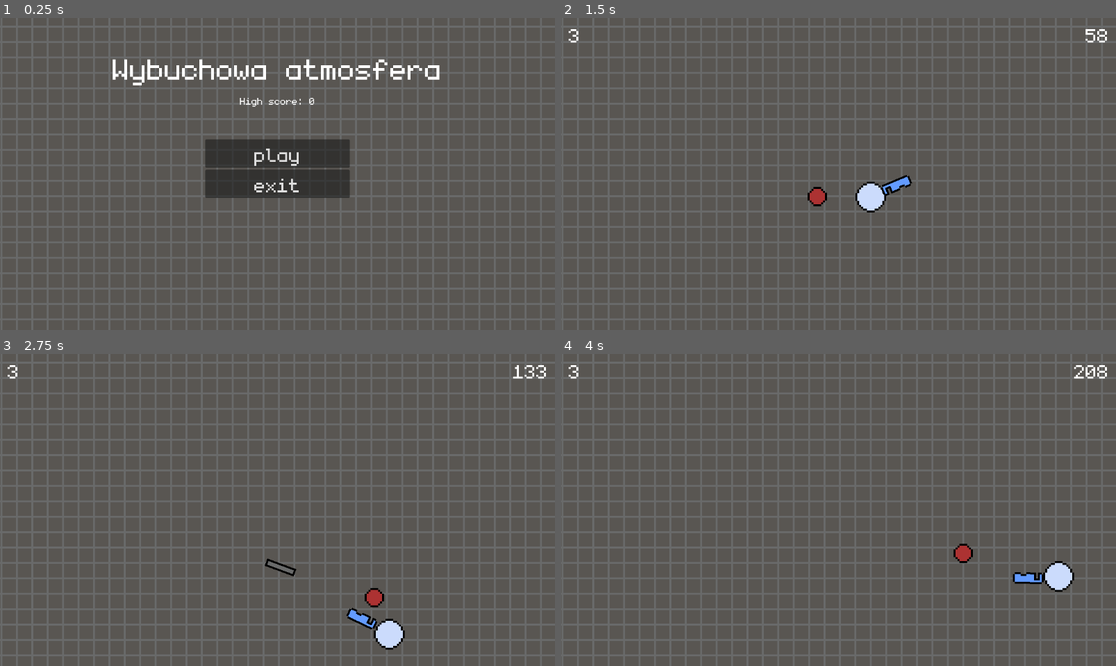
Above: before the commit, frames 1-4 (two rows, left to right).
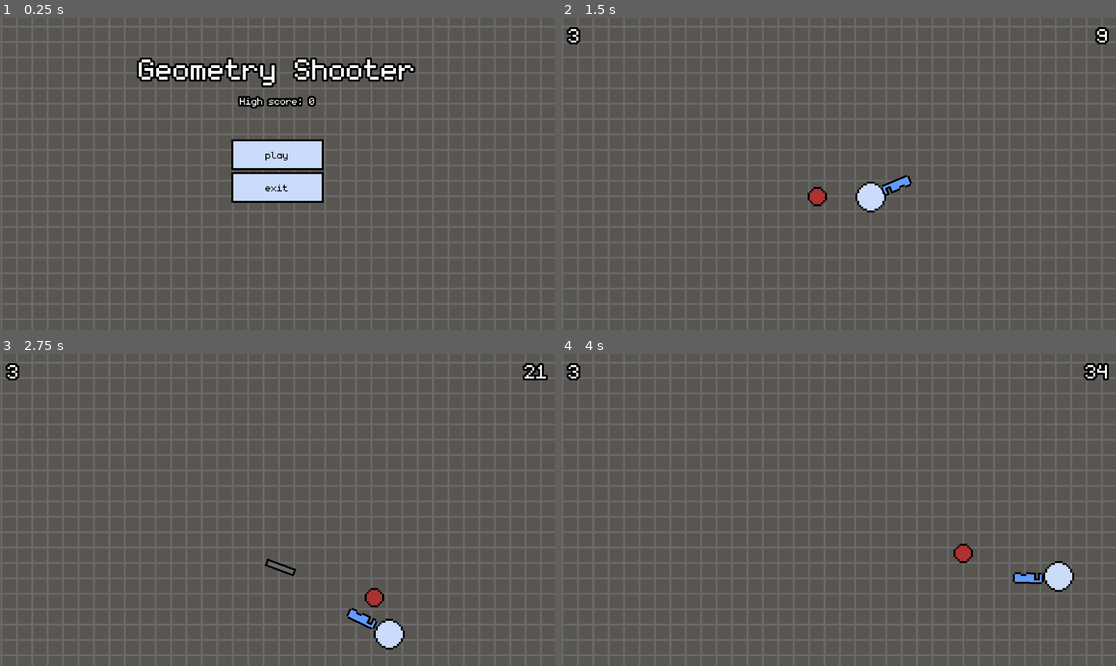
Above: after the commit, the same moments.

Repository: Nefr0l/geometry-shooter
Game: Godot game, scene res://core/main_menu.tscn
The game is run twice, just before and just after one commit, with the same random seed, the same clock (stepped at 60 frames per second) and the same inputs.
Inputs (mouse positions are in pixels of both pictures, inside the frame that each line leads up to):
- Up to frame 1 (0.25 s): no input
- Up to frame 2 (1.5 s): click "play" at 0.5 s; move the mouse to (960, 158) at 1.27 s; hold Right (ui_right) from 1.28 s (still down)
- Up to frame 3 (2.75 s): move the mouse to (166, 525) at 2.02 s; release Right (ui_right) at 2.03 s; hold Down (ui_down) from 2.03 s (still down)
- Up to frame 4 (4 s): move the mouse to (894, 441) at 2.77 s; release Down (ui_down) at 2.78 s; hold Right (ui_right) 2.78-3.53 s; move the mouse to (810, 572) at 3.52 s; hold Up (ui_up) from 3.53 s (still down)

The runs differ from the first frame. In frame 1, 8.0% of the frame differs, in the area x 20-80%, y 12-60%; in frame 2, 0.2%; in frame 3, 0.3%; in frame 4, 0.3%.

Commit message:
fix: polish ui and rework the score system

Diff:
--- a/core/game.tscn
+++ b/core/game.tscn
@@ -39,10 +39,10 @@
 
 [node name="GameOver" parent="Control" instance=ExtResource("5_cjuek")]
 layout_mode = 1
-offset_left = 486.0
-offset_top = 36.0
-offset_right = 620.0
-offset_bottom = 76.0
+offset_left = 439.0
+offset_top = 156.0
+offset_right = 699.0
+offset_bottom = 395.0
 
 [node name="EnemySpawner" type="Timer" parent="."]
 wait_time = 3.0
@@ -72,4 +72,9 @@
 autoplay = true
 parameters/looping = true
 
+[node name="ScoreTimer" type="Timer" parent="."]
+wait_time = 0.1
+autostart = true
+
 [connection signal="timeout" from="EnemySpawner" to="EnemySpawner" method="_on_timeout"]
+[connection signal="timeout" from="ScoreTimer" to="Player" method="_on_score_timer_timeout"]
--- a/core/game_manager.gd
+++ b/core/game_manager.gd
@@ -19,10 +19,6 @@
 		config.save("user://config.cfg")
 
 	highScore = config.get_value("player", "high_score")
-
-
-func _process(delta: float) -> void:
-	score += 1
 
 
 func reset_game():
--- a/core/main_menu.tscn
+++ b/core/main_menu.tscn
@@ -1,18 +1,25 @@
-[gd_scene load_steps=8 format=3 uid="uid://cva7jpd2xucx3"]
+[gd_scene load_steps=10 format=3 uid="uid://cva7jpd2xucx3"]
 
 [ext_resource type="Script" uid="uid://bnx0kxgh4b5wq" path="res://core/main_menu.gd" id="1_fqoxg"]
 [ext_resource type="FontFile" uid="uid://riqxn6jn8pr7" path="res://ui/monogram.ttf" id="2_4kqf0"]
 [ext_resource type="Texture2D" uid="uid://cvw3ld1v32e7e" path="res://art/bg.png" id="3_540h8"]
 [ext_resource type="Script" uid="uid://d3mm6b3q1tbir" path="res://ui/high_score_label.gd" id="3_sgkfw"]
+[ext_resource type="Texture2D" uid="uid://n5srehrlctw" path="res://art/button.png" id="4_i3ow4"]
 [ext_resource type="AudioStream" uid="uid://dp50s16lfaatt" path="res://audio/menu.mp3" id="5_pjus7"]
 
-[sub_resource type="LabelSettings" id="LabelSettings_gl0q7"]
+[sub_resource type="LabelSettings" id="LabelSettings_i3ow4"]
 font = ExtResource("2_4kqf0")
 font_size = 96
+outline_size = 16
+outline_color = Color(0, 0, 0, 1)
 
 [sub_resource type="LabelSettings" id="LabelSettings_540h8"]
 font = ExtResource("2_4kqf0")
 font_size = 32
+outline_size = 16
+outline_color = Color(0, 0, 0, 1)
+
+[sub_resource type="Theme" id="Theme_pjus7"]
 
 [node name="MainMenu" type="Control"]
 layout_mode = 3
@@ -40,8 +47,8 @@
 custom_minimum_size = Vector2(0, 120)
 layout_mode = 2
 size_flags_vertical = 0
-text = "Wybuchowa atmosfera"
-label_settings = SubResource("LabelSettings_gl0q7")
+text = "Geometry Shooter"
+label_settings = SubResource("LabelSettings_i3ow4")
 horizontal_alignment = 1
 
 [node name="Label2" type="Label" parent="VBoxContainer/MarginContainer"]
@@ -54,22 +61,38 @@
 vertical_alignment = 2
 script = ExtResource("3_sgkfw")
 
-[node name="Button" type="Button" parent="VBoxContainer"]
-custom_minimum_size = Vector2(300, 0)
+[node name="Button" type="TextureButton" parent="VBoxContainer"]
 layout_mode = 2
 size_flags_horizontal = 4
+texture_normal = ExtResource("4_i3ow4")
+
+[node name="Label" type="Label" parent="VBoxContainer/Button"]
+offset_right = 191.0
+offset_bottom = 63.0
+theme_override_colors/font_color = Color(0, 0, 0, 1)
 theme_override_fonts/font = ExtResource("2_4kqf0")
-theme_override_font_sizes/font_size = 64
+theme_override_font_sizes/font_size = 32
 text = "play"
+horizontal_alignment = 1
+vertical_alignment = 1
 
-[node name="Button2" type="Button" parent="VBoxContainer"]
-custom_minimum_size = Vector2(300, 0)
+[node name="Button2" type="TextureButton" parent="VBoxContainer"]
 layout_mode = 2
 size_flags_horizontal = 4
 size_flags_vertical = 0
+theme = SubResource("Theme_pjus7")
+texture_normal = ExtResource("4_i3ow4")
+
+[node name="Label" type="Label" parent="VBoxContainer/Button2"]
+layout_mode = 0
+offset_right = 191.0
+offset_bottom = 63.0
+theme_override_colors/font_color = Color(0, 0, 0, 1)
 theme_override_fonts/font = ExtResource("2_4kqf0")
-theme_override_font_sizes/font_size = 64
+theme_override_font_sizes/font_size = 32
 text = "exit"
+horizontal_alignment = 1
+vertical_alignment = 1
 
 [node name="Background" type="Sprite2D" parent="."]
 z_index = -1
--- a/enemy/enemy_spawner.gd
+++ b/enemy/enemy_spawner.gd
@@ -2,4 +2,4 @@
 
 func _on_timeout() -> void:
 	GameManager.spawn_enemy()
-	wait_time = max(wait_time / 1.05, 1.5)
+	wait_time = max(wait_time / 1.05, 1.2)
--- a/player/player_movement.gd
+++ b/player/player_movement.gd
@@ -15,3 +15,7 @@
 
 	GameManager.player_pos = position
 	move_and_slide()
+
+
+func _on_score_timer_timeout() -> void:
+	GameManager.score += 1
--- /dev/null
+++ b/ui/base_label.tres
@@ -0,0 +1,9 @@
+[gd_resource type="LabelSettings" load_steps=2 format=3 uid="uid://keq5jj4sslqk"]
+
+[ext_resource type="FontFile" uid="uid://riqxn6jn8pr7" path="res://ui/monogram.ttf" id="1_uqh10"]
+
+[resource]
+font = ExtResource("1_uqh10")
+font_size = 64
+outline_size = 16
+outline_color = Color(0, 0, 0, 1)
--- a/ui/game_over.tscn
+++ b/ui/game_over.tscn
@@ -1,11 +1,14 @@
-[gd_scene load_steps=4 format=3 uid="uid://ct5clso3tijx4"]
+[gd_scene load_steps=5 format=3 uid="uid://ct5clso3tijx4"]
 
 [ext_resource type="Script" uid="uid://dtreqajtnomap" path="res://ui/game_over.gd" id="1_oo8kp"]
 [ext_resource type="FontFile" uid="uid://riqxn6jn8pr7" path="res://ui/monogram.ttf" id="2_5eixk"]
+[ext_resource type="Texture2D" uid="uid://n5srehrlctw" path="res://art/button.png" id="3_j1fe5"]
 
 [sub_resource type="LabelSettings" id="LabelSettings_oo8kp"]
 font = ExtResource("2_5eixk")
 font_size = 64
+outline_size = 16
+outline_color = Color(0, 0, 0, 1)
 
 [node name="GameOver" type="VBoxContainer"]
 anchors_preset = 15
@@ -28,25 +31,48 @@
 horizontal_alignment = 1
 vertical_alignment = 1
 
-[node name="Button" type="Button" parent="."]
+[node name="MarginContainer2" type="VFlowContainer" parent="."]
+custom_minimum_size = Vector2(0, 150)
+layout_mode = 2
+size_flags_horizontal = 4
+theme_override_constants/h_separation = 6
+theme_override_constants/v_separation = 0
+alignment = 1
+last_wrap_alignment = 2
+
+[node name="Button" type="TextureButton" parent="MarginContainer2"]
 process_mode = 3
-custom_minimum_size = Vector2(300, 50)
 layout_mode = 2
 size_flags_horizontal = 4
 size_flags_vertical = 0
+texture_normal = ExtResource("3_j1fe5")
+
+[node name="Label" type="Label" parent="MarginContainer2/Button"]
+offset_right = 191.0
+offset_bottom = 63.0
+theme_override_colors/font_color = Color(0, 0, 0, 1)
 theme_override_fonts/font = ExtResource("2_5eixk")
 theme_override_font_sizes/font_size = 32
 text = "play again"
+horizontal_alignment = 1
+vertical_alignment = 1
 
-[node name="Button2" type="Button" parent="."]
+[node name="Button2" type="TextureButton" parent="MarginContainer2"]
 process_mode = 3
-custom_minimum_size = Vector2(300, 50)
 layout_mode = 2
 size_flags_horizontal = 4
-size_flags_vertical = 2
+size_flags_vertical = 6
+texture_normal = ExtResource("3_j1fe5")
+
+[node name="Label" type="Label" parent="MarginContainer2/Button2"]
+offset_right = 191.0
+offset_bottom = 63.0
+theme_override_colors/font_color = Color(0, 0, 0, 1)
 theme_override_fonts/font = ExtResource("2_5eixk")
 theme_override_font_sizes/font_size = 32
-text = "to menu"
+text = "exit"
+horizontal_alignment = 1
+vertical_alignment = 1
 
-[connection signal="button_down" from="Button" to="." method="_on_button_button_down"]
-[connection signal="button_down" from="Button2" to="." method="_on_exit_to_menu_button_down"]
+[connection signal="button_down" from="MarginContainer2/Button" to="." method="_on_button_button_down"]
+[connection signal="button_down" from="MarginContainer2/Button2" to="." method="_on_exit_to_menu_button_down"]
--- a/ui/game_ui.tscn
+++ /dev/null
@@ -1,9 +0,0 @@
-[gd_scene format=3 uid="uid://dx8nvp34keniw"]
-
-[node name="GameUi" type="Control"]
-layout_mode = 3
-anchors_preset = 15
-anchor_right = 1.0
-anchor_bottom = 1.0
-grow_horizontal = 2
-grow_vertical = 2
--- a/ui/hud.tscn
+++ b/ui/hud.tscn
@@ -1,16 +1,8 @@
-[gd_scene load_steps=6 format=3 uid="uid://dsw8f2cmym6u4"]
+[gd_scene load_steps=4 format=3 uid="uid://dsw8f2cmym6u4"]
 
-[ext_resource type="FontFile" uid="uid://riqxn6jn8pr7" path="res://ui/monogram.ttf" id="1_546lt"]
+[ext_resource type="LabelSettings" uid="uid://keq5jj4sslqk" path="res://ui/base_label.tres" id="1_7ihmi"]
 [ext_resource type="Script" uid="uid://dv84hfoo0xge0" path="res://ui/lives_labels.gd" id="1_rbyyf"]
 [ext_resource type="Script" uid="uid://djwg0kaui86cn" path="res://ui/score_label.gd" id="2_276te"]
-
-[sub_resource type="LabelSettings" id="LabelSettings_xf15p"]
-font = ExtResource("1_546lt")
-font_size = 64
-
-[sub_resource type="LabelSettings" id="LabelSettings_rbyyf"]
-font = ExtResource("1_546lt")
-font_size = 64
 
 [node name="GameHUD" type="MarginContainer"]
 anchors_preset = 15
@@ -31,13 +23,13 @@
 size_flags_horizontal = 0
 size_flags_vertical = 0
 text = "fdfs"
-label_settings = SubResource("LabelSettings_xf15p")
+label_settings = ExtResource("1_7ihmi")
 script = ExtResource("1_rbyyf")
 
 [node name="Score" type="Label" parent="."]
 layout_mode = 2
 size_flags_horizontal = 8
 text = "fdsfsd"
-label_settings = SubResource("LabelSettings_rbyyf")
+label_settings = ExtResource("1_7ihmi")
 horizontal_alignment = 2
 script = ExtResource("2_276te")
Binary file added: art/button.png
Not shown, added: art/button.png.import
